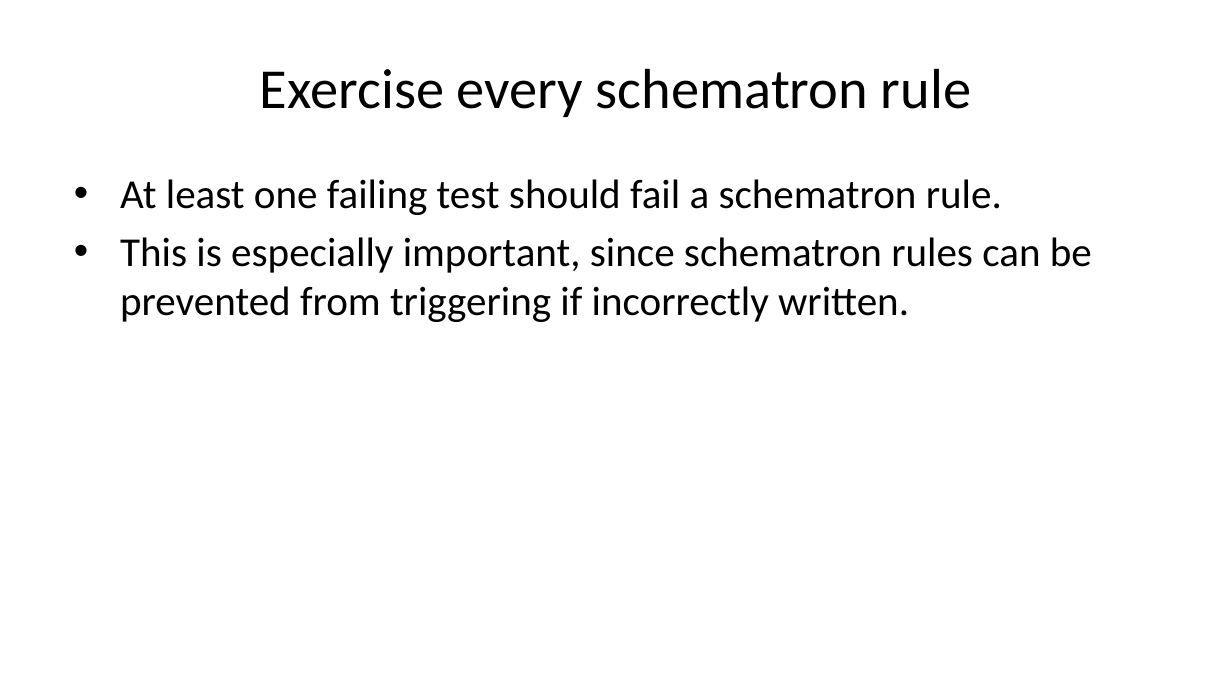
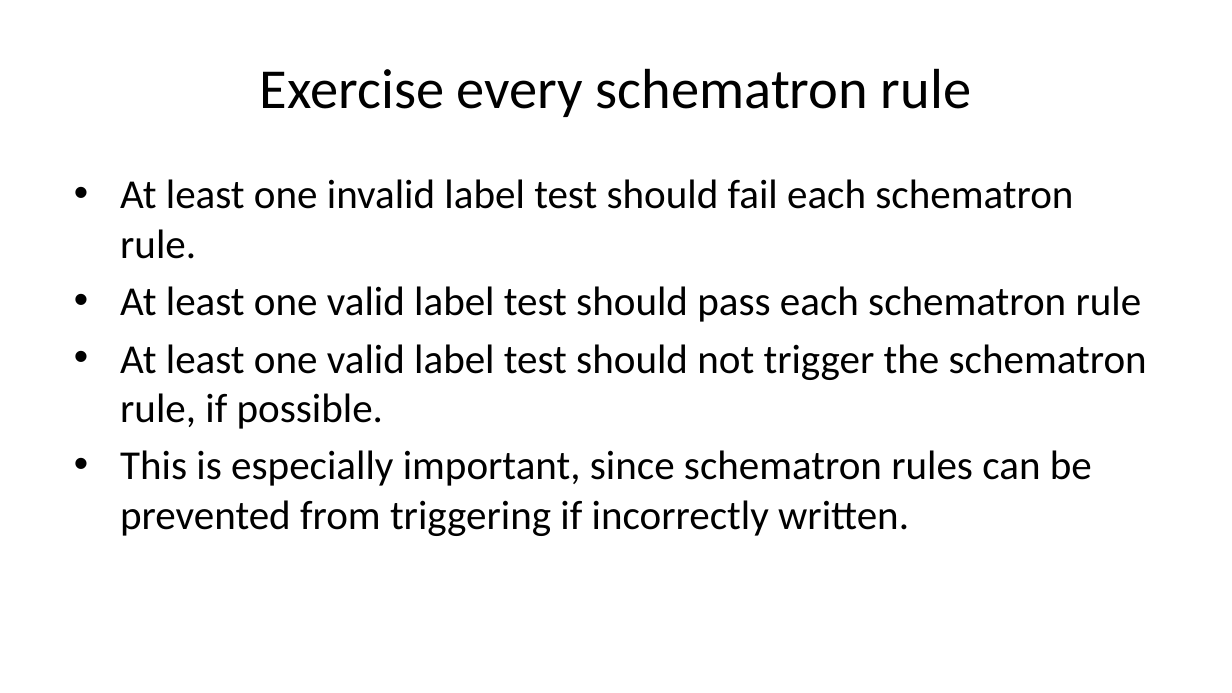
Before and after one commit to sbn-psi/dmsp, a slide deck: slide 22 of LDDTesting/LDDTestingPrinciples.pptx (slide 21 before the commit). Drawn at 1232x693 pixels with LibreOffice and Linux fonts; fonts in the diff are those of the drawing. Boxes give left, top, right and bottom in pixels: in the first picture for what was removed or moved away, otherwise in the second. Text is boxed around its words. In the diff, an @@ line names an element or a change of style, - is before the commit and + after.

```diff
--- a/LDDTesting/LDDTestingPrinciples.pptx
+++ b/LDDTesting/LDDTestingPrinciples.pptx
@@ text at (x1=120, y1=179, x2=1147, y2=429): text changed @@
-• At least one failing test should fail a schematron rule.
+• At least one invalid label test should fail each schematron rule.
+• At least one valid label test should pass each schematron rule
+• At least one valid label test should not trigger the schematron rule, if possible.
```
Also in this commit, not shown: 5 other slides changed, 1 slide added, 2 other files.
